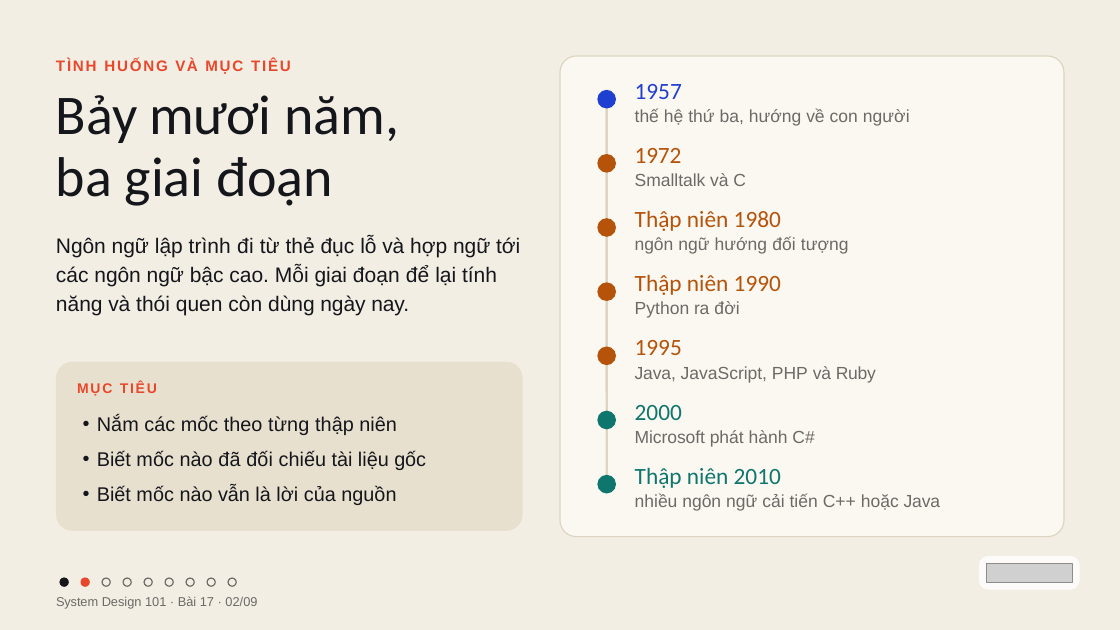
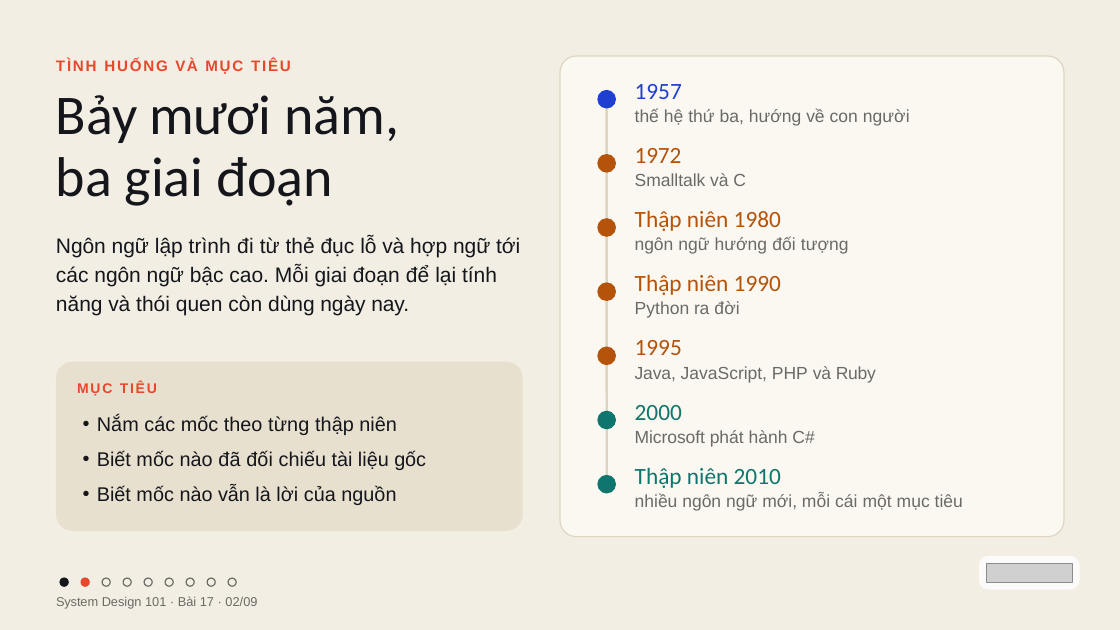
Before and after one commit to vohoailinh90/tool-marketing-studio, a slide deck: slide 2 of system-design-101/vi/lessons/sd-10-017/slides/sd-10-017.pptx. Drawn at 1120x630 pixels with LibreOffice and Linux fonts; fonts in the diff are those of the drawing; grey boxes stand for pictures. Boxes give left, top, right and bottom in pixels: in the first picture for what was removed or moved away, otherwise in the second. Text is boxed around its words. In the diff, an @@ line names an element or a change of style, - is before the commit and + after.

```diff
--- a/system-design-101/vi/lessons/sd-10-017/slides/sd-10-017.pptx
+++ b/system-design-101/vi/lessons/sd-10-017/slides/sd-10-017.pptx
@@ text at [635,494,963,511]: text changed @@
-nhiều ngôn ngữ cải tiến C++ hoặc Java
+nhiều ngôn ngữ mới, mỗi cái một mục tiêu
```
Also in this commit, not shown: 7 other slides changed, 4 other files.
